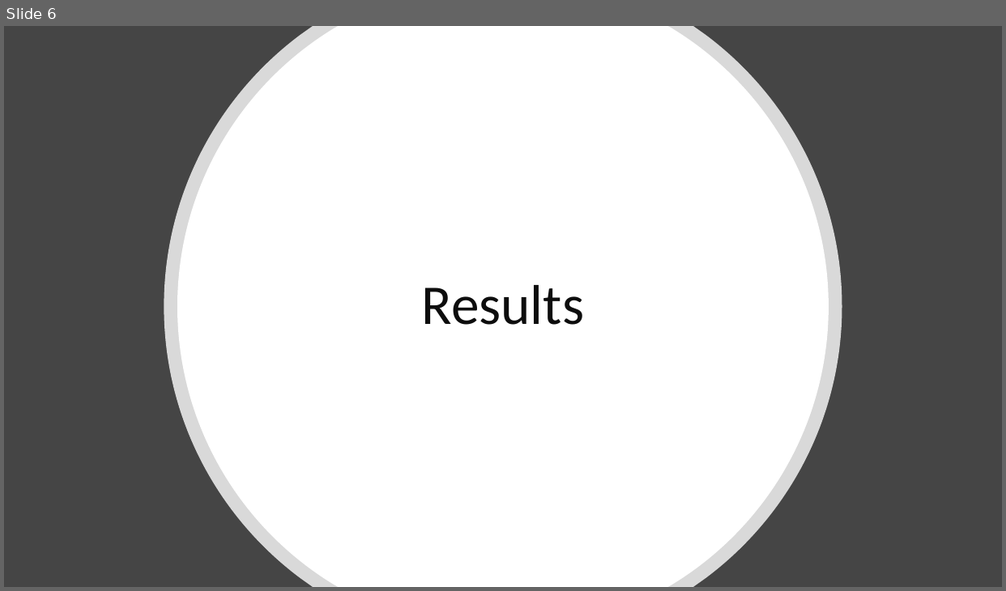
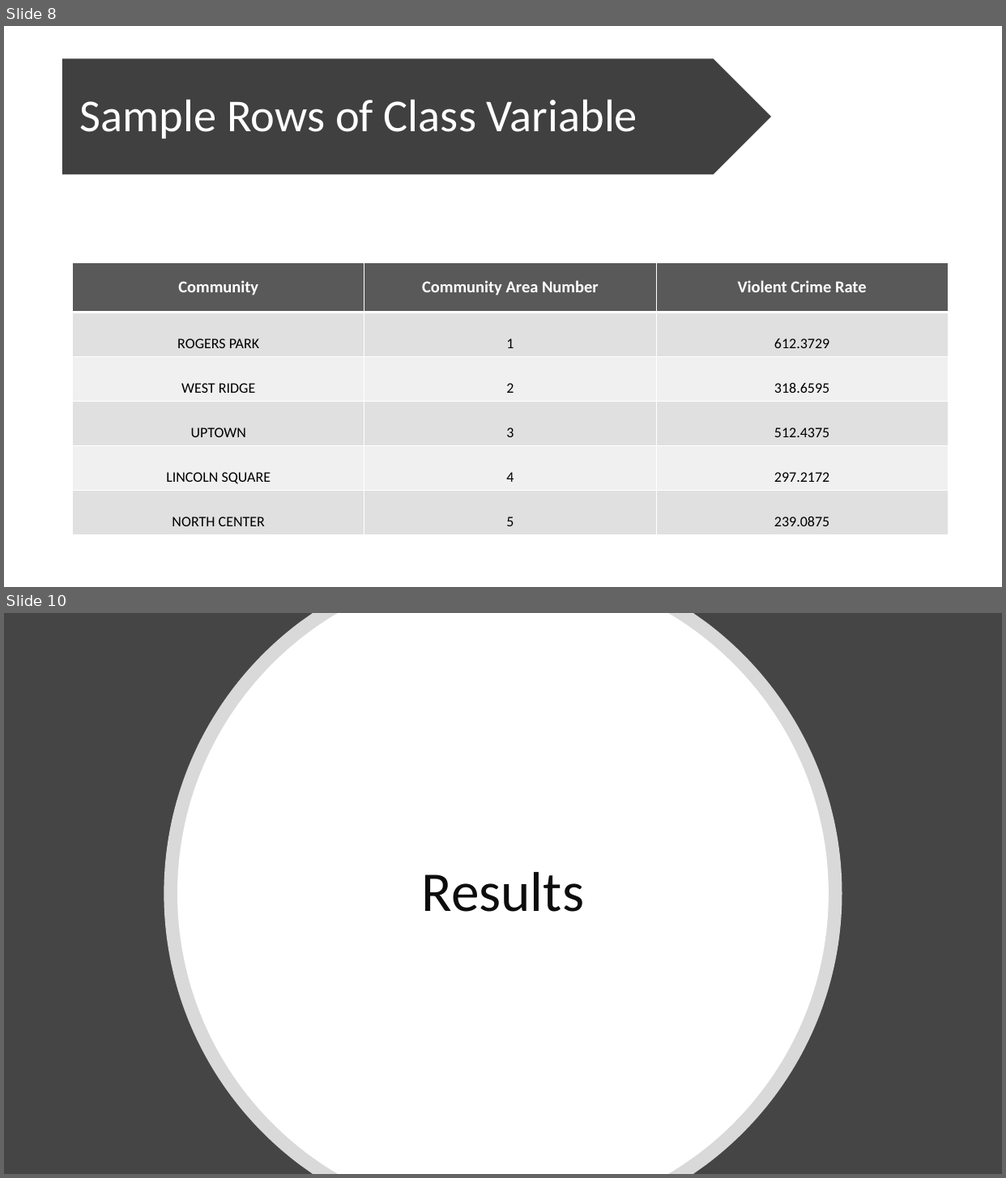
Before and after one commit to cherryyingzizhang/msci446, a slide deck: presentation/oralpresentation.pptx. Shown one above the other, each under a label of ours: slide 6 before the commit, slides 8 and 10 after it; the slides between them are not shown. The pictures are 1006x591 and 1006x1178 pixels, drawn with LibreOffice and Linux fonts; fonts in the diff are those of the drawing. Boxes give left, top, right and bottom in pixels: in the first picture for what was removed or moved away, otherwise in the second. Text is boxed around its words. In the diff, an @@ line names an element or a change of style, - is before the commit and + after.

```diff
--- a/presentation/oralpresentation.pptx
+++ b/presentation/oralpresentation.pptx
@@ slide 8 added at [4, 26, 1002, 587], background #FFFFFF @@
@@ pentagon arrow added at [62, 59, 771, 175], fill #404040 @@
@@ title added at [80, 100, 637, 139], 44 pt, text #FFFFFF @@
+Sample Rows of Class Variable
@@ table added at [73, 263, 948, 535], 6 rows, 3 columns @@
+Community | Community Area Number | Violent Crime Rate
+ROGERS PARK | 1 | 612.3729
+WEST RIDGE | 2 | 318.6595
+UPTOWN | 3 | 512.4375
+LINCOLN SQUARE | 4 | 297.2172
+NORTH CENTER | 5 | 239.0875
@@ what was slide 6 is now slide 10 @@
```
Also in this commit, not shown: 2 slides changed, 3 other slides added, 1 other file.
